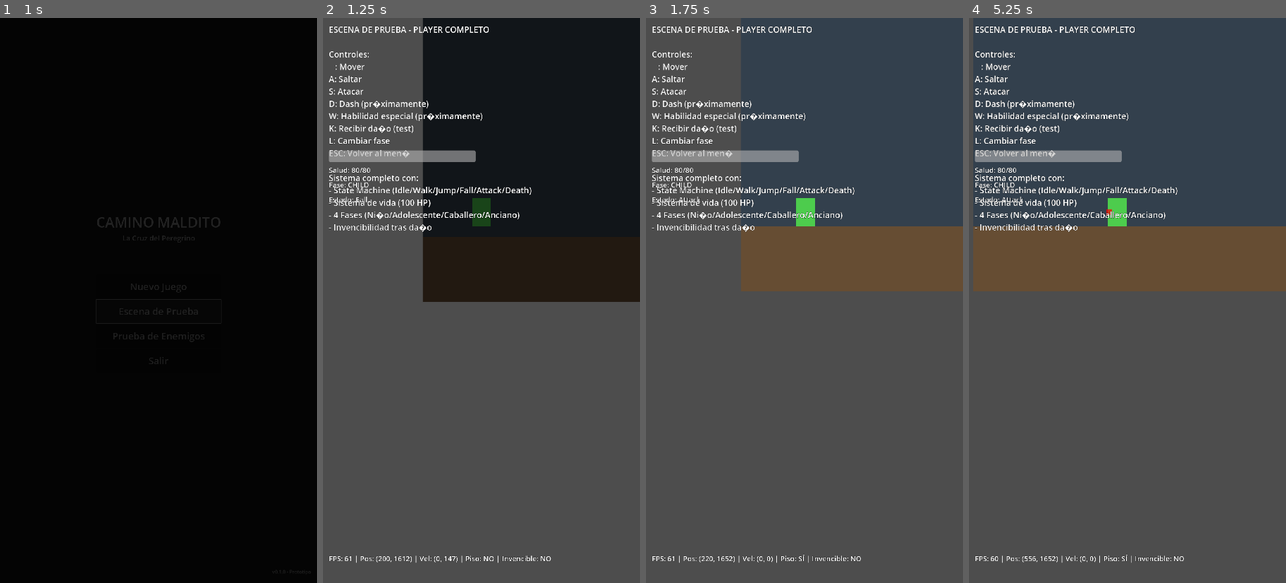
Above: before the commit, frames 1-4 (left to right).
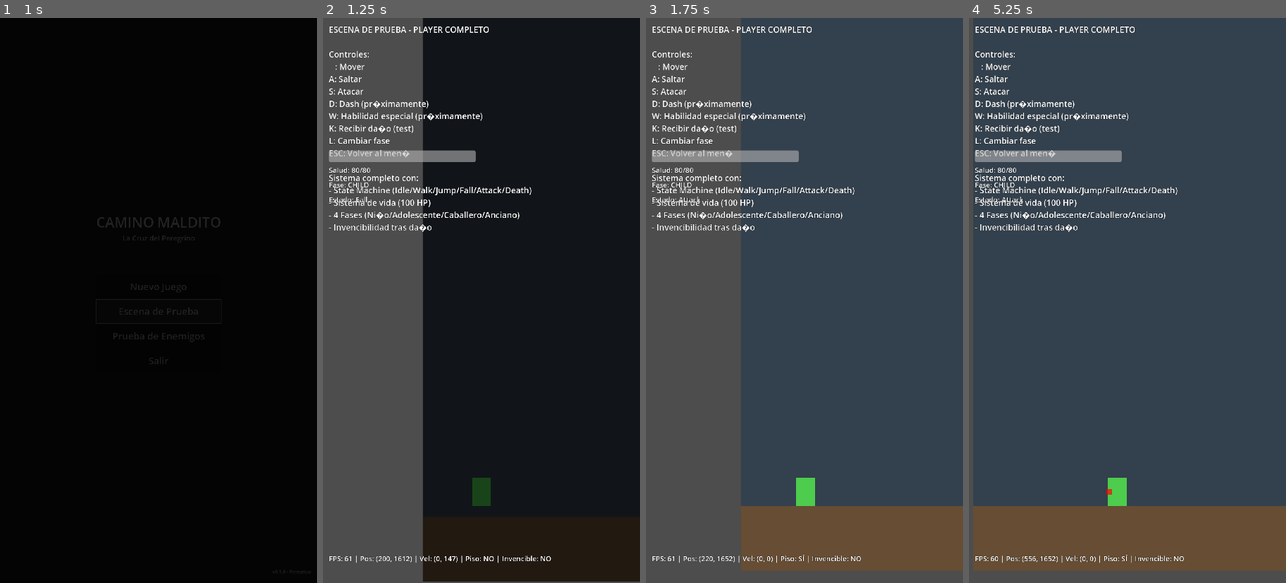
Above: after the commit, the same moments.

Repository: juanrafernandez/pilgrim
Game: Godot game, scene res://scenes/main/main_menu.tscn
Same seed, same stepped clock (60 frames per second), same inputs: the game is played once before the commit and once after it.
Inputs:
- Up to frame 1 (1 s): click "Escena de Prueba" at 0.5 s
- Up to frame 2 (1.25 s): no input
- Up to frame 3 (1.75 s): hold Right (move_right) from 1.28 s (still down); tap S (attack) at 1.35 s; tap A (jump) at 1.52 s
- Up to frame 4 (5.25 s): tap S (attack) every 0.75 s from 2.1 to 5.1 s; tap A (jump) at 2.27, 3.77, 4.52 s; release Right (move_right) at 2.78 s; hold Left (move_left) 2.78-3.53 s; hold Right (move_right) 3.53-5.03 s; hold Left (move_left) from 5.03 s (still down)

Frame 1 is identical in both runs. In frame 2, 34% of the frame differs, in the area x 31-100%, y 31-100%; in frame 3, 43%; in frame 4, 60%, in the area x 1-100%, y 31-98%.

Commit message:
fix: correct camera vertical positioning for proper ground visibility
Camera Fix:
- Changed vertical_offset from +300.0 to -650.0
- Negative offset positions camera ABOVE player to show more ground below
- Ground now appears in lower portion of screen instead of upper third

Technical Details:
- Screen height: 1920px (portrait)
- Player Y position: 1600
- Ground Y position: 1700
- New camera Y: 1600 + (-650) = 950
- Viewport shows: Y -10 to 1910
- Ground at Y 1700 is now ~210px from bottom (was way too high)

Visual Improvement:
- Ground platforms now visible in bottom ~1/8 of screen
- Player has proper headroom above
- Much better spatial awareness
- Classic platformer camera feel

Based on screenshot analysis showing ground was in upper third of screen
with too much empty space below.

Files:
- scripts/core/camera_controller.gd (vertical_offset logic)
- scenes/main/test_scene_enemies.tscn (apply new offset)
- scenes/main/test_scene_v2.tscn (apply new offset)

Diff:
--- a/scenes/main/test_scene_enemies.tscn
+++ b/scenes/main/test_scene_enemies.tscn
@@ -32,7 +32,7 @@
 script = ExtResource("6_camera")
 backward_limit_distance = 600.0
 forward_buffer = 200.0
-vertical_offset = 300.0
+vertical_offset = -650.0
 
 [node name="Ground1" type="StaticBody2D" parent="."]
 position = Vector2(0, 1700)
--- a/scenes/main/test_scene_v2.tscn
+++ b/scenes/main/test_scene_v2.tscn
@@ -29,7 +29,7 @@
 script = ExtResource("3_camera")
 backward_limit_distance = 600.0
 forward_buffer = 200.0
-vertical_offset = 300.0
+vertical_offset = -650.0
 
 [node name="Ground1" type="StaticBody2D" parent="."]
 position = Vector2(0, 1700)
--- a/scripts/core/camera_controller.gd
+++ b/scripts/core/camera_controller.gd
@@ -8,7 +8,7 @@
 @export var backward_limit_distance: float = 600.0  # Max distance player can go back
 @export var forward_buffer: float = 200.0  # Distance ahead of player camera can see
 @export var smooth_speed: float = 5.0  # Camera smoothing
-@export var vertical_offset: float = 300.0  # How far down from player to position camera
+@export var vertical_offset: float = -650.0  # How far from player to position camera (negative = above player)
 
 var max_x_reached: float = 0.0  # Furthest right position reached
 var min_allowed_x: float = 0.0  # Left boundary (can't go further left)
